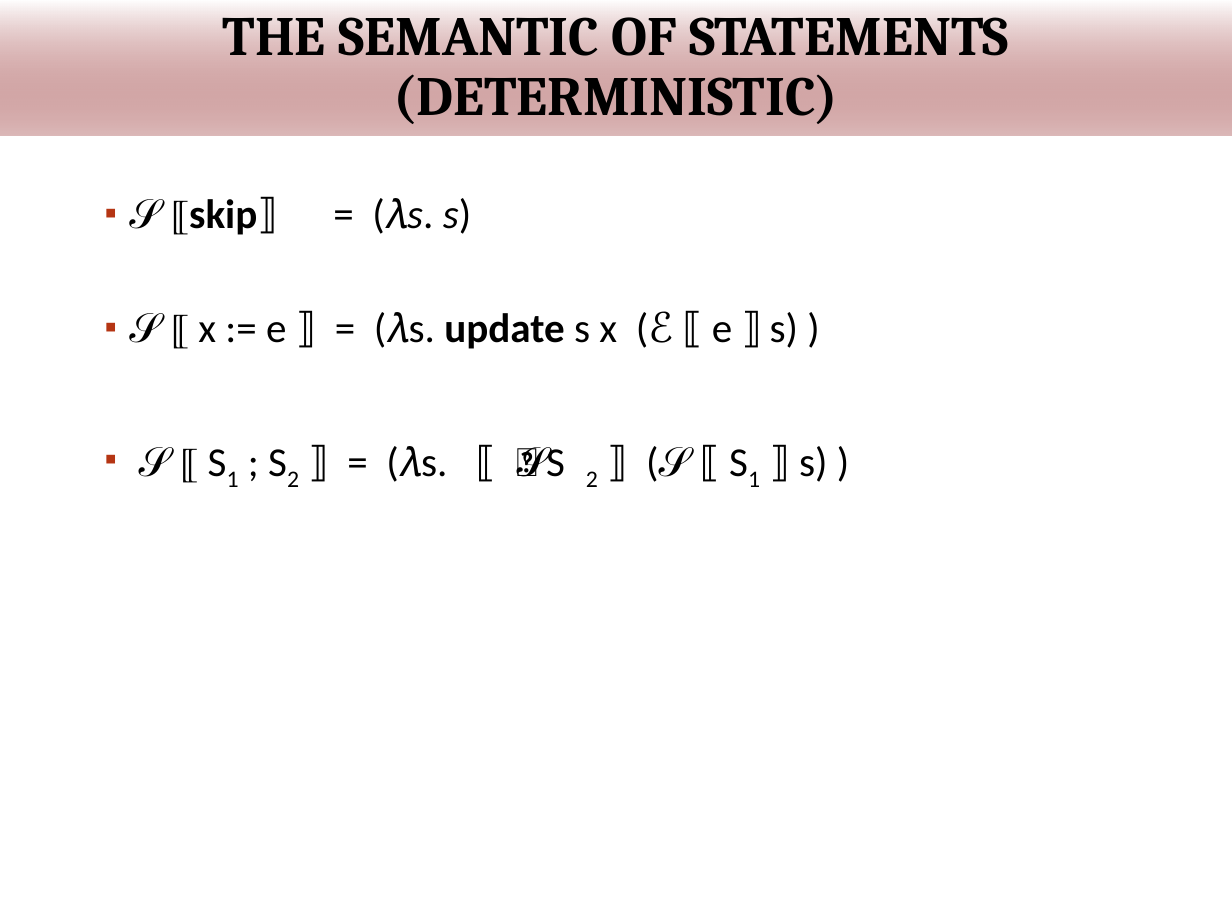
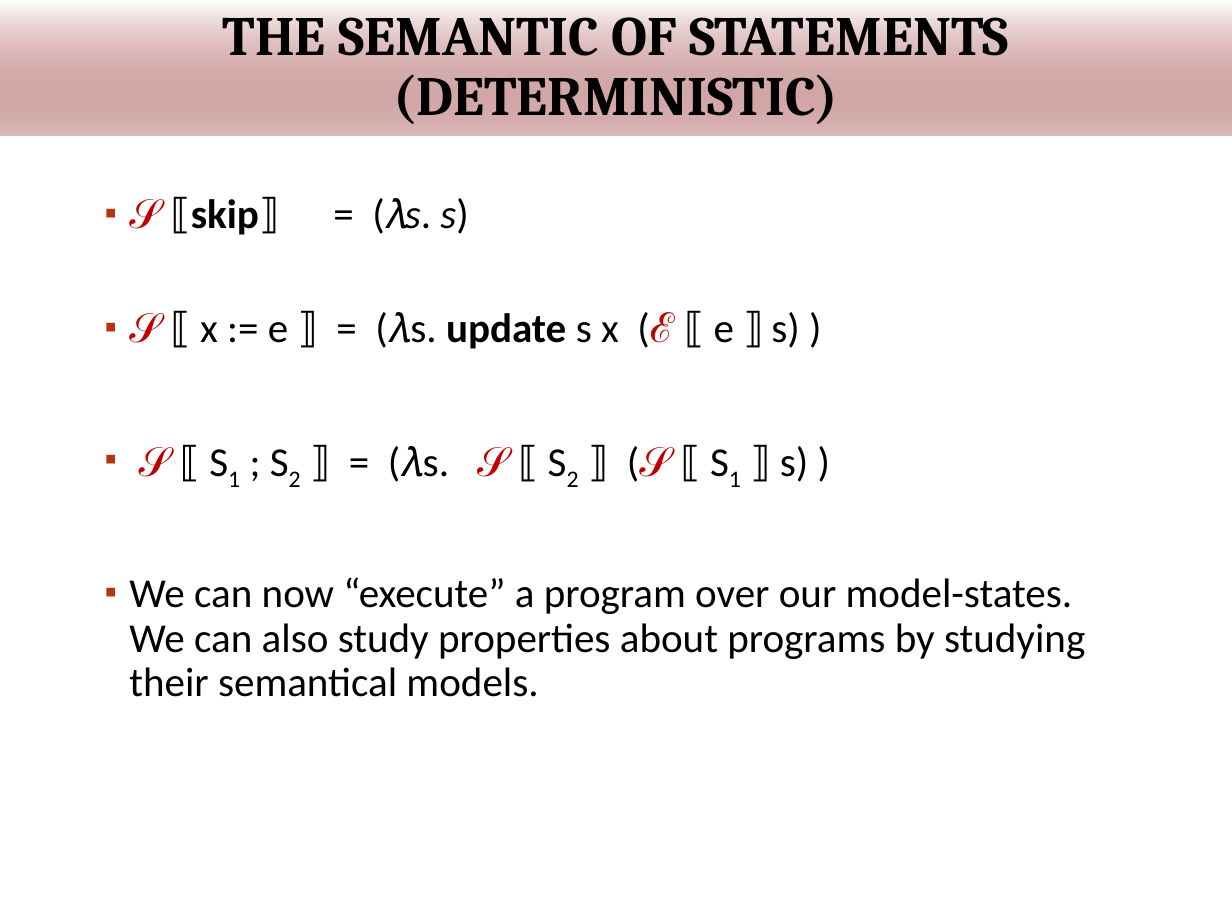
Before and after one commit to wooshrow/infopv, a slide deck: slide 35 of slides/PV_hoare.pptx (slide 33 before the commit). Drawn at 1232x924 pixels with LibreOffice and Linux fonts; fonts in the diff are those of the drawing; background and template pictures are left out. Boxes give left, top, right and bottom in pixels: in the first picture for what was removed or moved away, otherwise in the second. Text is boxed around its words. In the diff, an @@ line names an element or a change of style, - is before the commit and + after.

```diff
--- a/slides/PV_hoare.pptx
+++ b/slides/PV_hoare.pptx
@@ text at bbox=[129, 196, 809, 482]: text colour #000000 to #C00000 in "𝒮", "𝒮 (ℰ", "𝒮 𝒮 (𝒮" @@
@@ text at bbox=[129, 577, 1085, 697]: paragraph added @@
+▪ We can now “execute” a program over our model-states. We can also study properties about programs by studying their semantical models.
```
Also in this commit, not shown: 10 other slides changed, 3 slides added, 2 other files.
